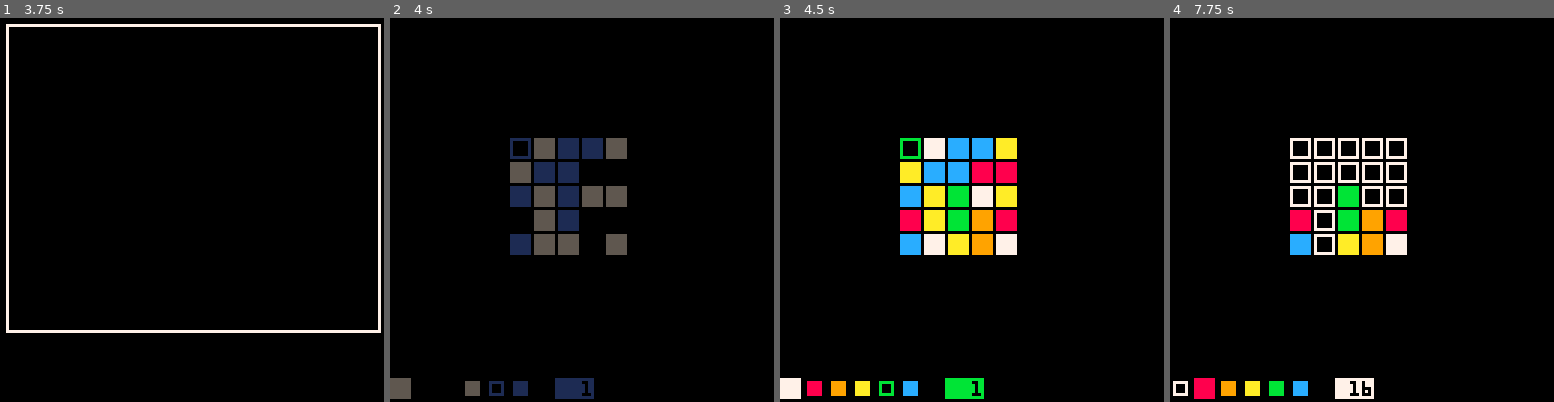
Above: before the commit, frames 1-4 (left to right).
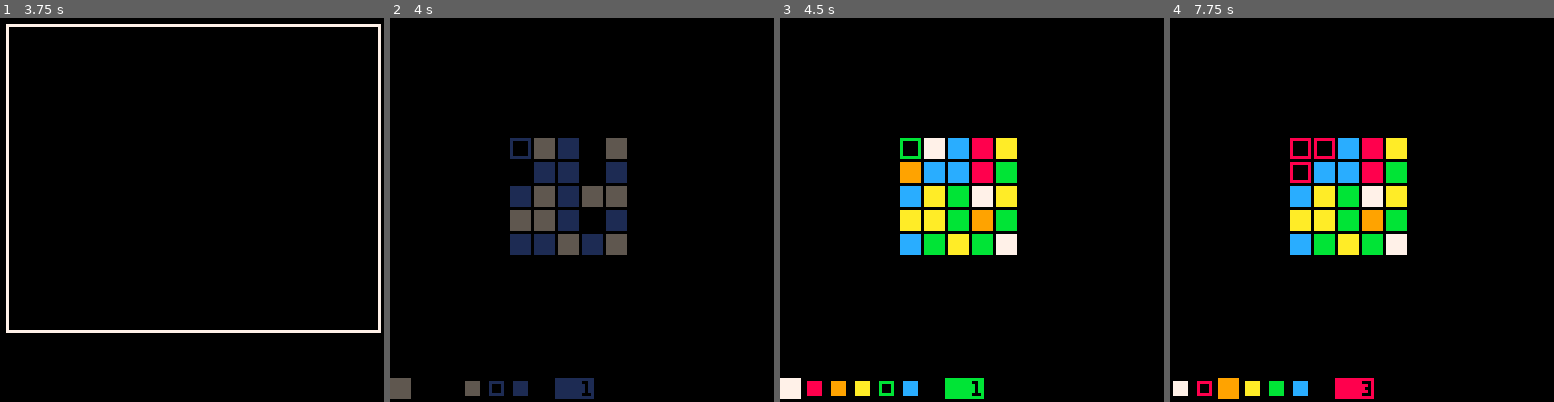
Above: after the commit, the same moments.

Repository: klen/square-wars
Game: PICO-8 cartridge main.p8
Same seed, same stepped clock (60 frames per second), same inputs: the game is played once before the commit and once after it.
Inputs:
- Up to frame 1 (3.75 s): tap X (X key) at 0.33, 1.07, 1.85, 2.97 s; tap O (Z key) at 0.7, 1.7, 2.1, 2.5, 2.9, 3.3, 3.7 s; hold Right 1.6-2.1 s; hold Up 2.15-2.42 s; hold Right 2.47-3.03 s; hold Left 3.08-3.58 s; hold Down from 3.63 s (still down)
- Up to frame 2 (4 s): release Down at 3.97 s
- Up to frame 3 (4.5 s): hold Right from 4.02 s (still down); tap X (X key) at 4.08 s; tap O (Z key) at 4.1 s
- Up to frame 4 (7.75 s): tap O (Z key) every 0.4 s from 4.5 to 7.7 s; release Right at 4.68 s; hold Up 4.73-5.03 s; hold Left 5.08-5.68 s; tap X (X key) at 5.2, 6.32, 7.43 s; hold Down 5.73-6.03 s; hold Right 6.08-6.58 s; hold Right 6.63-7.13 s; hold Up 7.18-7.45 s; hold Right from 7.5 s (still down)

Frame 1 is identical in both runs. In frame 2, 2.1% of the frame differs, in the area x 31-62%, y 31-62%; in frame 3, 2.1%; in frame 4, 6.0%, in the area x 1-62%, y 31-100%.

Commit message:
feat: wip 🔥

Diff:
--- a/main.p8
+++ b/main.p8
@@ -35,8 +35,8 @@
 #include src/update.p8.lua
 #include src/draw.p8.lua
 
-#include src/screens/debug.p8.lua
-#include src/tools/debug.p8.lua
+-- #include src/screens/debug.p8.lua
+-- #include src/tools/debug.p8.lua
 
 inv = "\^i"
 
--- a/src/effects/fade.p8.lua
+++ b/src/effects/fade.p8.lua
@@ -5,7 +5,6 @@
   reverse = false,
 
   fadetable = {
-    { 0, 0, 0, 0, 0, 0, 0, 0, 0, 0, 0, 0, 0, 0, 0 },
     { 1, 1, 129, 129, 129, 129, 129, 129, 129, 129, 0, 0, 0, 0, 0 },
     { 2, 2, 2, 130, 130, 130, 130, 130, 128, 128, 128, 128, 128, 0, 0 },
     { 3, 3, 3, 131, 131, 131, 131, 129, 129, 129, 129, 129, 0, 0, 0 },
@@ -31,17 +30,16 @@
   update = function(_ENV)
     if past <= 15 then
       local idx = reverse and 15 - flr(past) or flr(past)
-      for c = 0, 15 do
-        -- TODO: use table (as first arg) instead of color cycle
-        pal(c, fadetable[c + 1][idx + 1])
+      for f in all(fadetable) do
+        pal(f[1], f[idx + 1])
       end
       past += speed
     else
       pal(0)
+      update = noop
       if callback then
         callback()
       end
-      update = noop
     end
   end,
 }
--- a/src/global.p8.lua
+++ b/src/global.p8.lua
@@ -6,6 +6,7 @@
 
 ARENAS = {
   split "empty",
+  split "crossroad,48,53,68,73,88,93,108,113,128,133,143,144,145,146,147,154,155,156,157,158,243,244,245,246,247,254,255,256,257,258,268,273,288,293,308,313,328,333,348,353",
   split "infiltration,44,45,46,47,48,49,52,53,54,55,56,57,63,78,83,98,103,118,123,138,143,158,163,178,223,238,243,258,263,278,283,298,303,318,323,338,344,345,346,347,348,349,352,353,354,355,356,357",
   split "brothers,61,62,63,64,65,66,67,74,75,76,77,78,79,80,88,93,108,113,128,133,148,153,168,173,228,233,248,253,268,273,288,293,308,313,321,322,323,324,325,326,327,334,335,336,337,338,339,340",
   split "mirror,43,44,45,48,53,56,57,58,63,78,83,88,93,98,108,113,123,138,143,158,163,178,183,198,203,218,223,238,243,258,263,278,288,293,303,308,313,318,323,338,343,344,345,348,353,356,357,358",
@@ -13,10 +14,9 @@
   split "labyrinth,44,45,46,47,48,49,50,51,52,53,54,55,56,57,107,108,109,112,113,114,63,78,83,98,103,118,123,138,143,15 …(203 unchanged characters)…
   split "cage,24,28,33,37,44,48,53,57,62,63,66,67,70,71,74,75,78,79,104,108,113,117,124,128,133,137,142,143,146,147,150 …(182 unchanged characters)…
   split "lines,41,42,44,45,46,47,48,49,50,51,52,53,54,55,56,57,59,60,101,102,103,104,105,107,108,109,110,111,112,113,11 …(311 unchanged characters)…
-  split "apex,3,7,14,18,24,26,35,37,41,44,46,55,57,60,62,63,66,75,78,79,87,94,102,103,104,108,113,117,118,119,121,125,129,130,131,132,136,140,146,148,153,155,167,174,187,194,207,214,227,234,246,248,253,255,261,265,269,270,271,272,276,280,282,283,284,288,293,297,298,299,307,314,322,323,326,335,338,339,341,344,346,355,357,360,364,366,375,377,383,387,394,398",
-  split "crossroad,48,53,68,73,88,93,108,113,128,133,143,144,145,146,147,154,155,156,157,158,243,244,245,246,247,254,255,256,257,258,268,273,288,293,308,313,328,333,348,353",
+  split "apex,5,16,25,36,44,46,55,57,63,67,74,78,81,82,88,89,90,91,92,93,99,100,103,107,114,118,124,126,135,137,145,156,165,176,185,196,205,216,225,236,245,256,264,266,275,277,283,287,294,298,301,302,308,309,310,311,312,313,319,320,323,327,334,338,344,346,355,357,365,376,385,396",
   split "snow,10,11,24,27,34,37,44,47,54,57,62,63,66,69,72,75,78,79,86,89,92,95,104,105,108,113,116,117,122,123,128,133 …(258 unchanged characters)…
-  split "fire,8,13,24,37,62,64,66,69,72,75,77,79,104,106,115,117,121,127,134,148,153,160,164,169,172,177,190,191,210,211,224,229,232,237,248,253,260,261,267,274,284,286,295,297,322,324,326,329,332,335,337,339,364,377,388,393",
+  split "fire,8,13,22,29,32,39,43,45,56,58,64,77,83,85,89,92,96,98,106,108,113,115,127,134,141,146,148,153,155,160,162,165,169,172,176,179,190,191,210,211,222,225,229,232,236,239,241,246,248,253,255,260,267,274,286,288,293,295,303,305,309,312,316,318,324,337,343,345,356,358,362,369,372,379,388,393",
   split "desert,22,23,25,26,28,29,32,33,35,36,38,39,42,46,48,53,55,59,64,77,82,86,95,99,102,103,105,106,108,113,115,116 …(274 unchanged characters)…
   split "sun,25,29,32,36,45,49,52,56,66,75,82,83,87,94,98,99,104,108,113,117,125,128,129,132,133,136,146,147,154,155,162,163,167,174,178,179,222,223,227,234,238,239,246,247,254,255,265,268,269,272,273,276,284,288,293,297,302,303,307,314,318,319,326,335,345,349,352,356,365,369,372,376",
   split "woods,10,22,24,26,28,33,35,37,39,50,62,64,66,68,73,75,77,79,90,102,104,106,108,113,115,117,119,130,142,144,146 …(214 unchanged characters)…
@@ -30,28 +30,31 @@
   load_table_str "n=qualification,s=12,cpu=1/1", -- 3
   load_table_str "n=exam,s=15,cpu=1/1/1,u=practice,un=practice mode", -- 4
 
-  load_table_str "n=infiltration,a=2,cpu=1,u=arena,un=arena 1", -- 5
+  load_table_str "n=crossroad,a=2,cpu=1,u=arena,un=arena 1", -- 5
+  load_table_str "n=infiltration,a=3,cpu=1,u=arena,un=arena 2", -- 6
 
-  load_table_str "n=snow's trial,a=11,w=1,cpu=2,u=power,un=power of snow,uv=1", -- 6 (snow)
-  load_table_str "n=brothers,a=3,w=1,cpu=1/2,u=arena,un=arena 2", -- 7
+  load_table_str "n=snow's trial,a=11,w=1,cpu=1,u=power,un=power of snow,uv=1", -- 7 (snow)
+  load_table_str "n=brothers,a=4,w=1,cpu=2,u=arena,un=arena 3", -- 8
 
-  load_table_str "n=fire's challenge,a=12,w=3,cpu=1/2,u=power,un=power of fire,uv=3", -- 8 fire
-  load_table_str "n=the mirror,a=4,w=3,cpu=2/2,u=arena,un=arena 3", -- 9
+  load_table_str "n=fire's challenge,a=12,w=2,cpu=2,u=power,un=power of fire,uv=3", -- 9 fire
+  load_table_str "n=the mirror,a=5,w=3,cpu=2/1,u=arena,un=arena 4", -- 10
 
-  load_table_str "n=desert's test,a=13,w=7,cpu=2/2,u=power,un=power of desert,uv=7", -- 10 desert
-  load_table_str "n=the crystal,a=5,w=7,cpu=1/2/2,u=arena,un=arena 4", -- 11
+  load_table_str "n=desert's test,a=13,w=4,cpu=2/1,u=power,un=power of desert,uv=7", -- 11 desert
+  load_table_str "n=the crystal,a=6,w=7,cpu=2/2,u=arena,un=arena 5", -- 12
 
-  load_table_str "n=sun's wrath,a=14,w=15,cpu=1/2/2,u=power,un=power of sun,uv=15", -- 12 sun
-  load_table_str "n=labyrinth,a=6,w=15,cpu=2/2/2,u=arena,un=arena 5", -- 13
+  load_table_str "n=sun's wrath,a=14,w=8,cpu=2/2,u=power,un=power of sun,uv=15", -- 13 sun
+  load_table_str "n=labyrinth,a=7,w=15,cpu=2/2/1,u=arena,un=arena 6", -- 14
 
-  load_table_str "n=wood's guardian,a=15,w=31,cpu=2/2/2,u=power,un=power of woods,uv=31", -- 14 woods
-  load_table_str "n=cage,a=7,w=31,cpu=2/2/2,u=arena,un=arena 6", -- 15
+  load_table_str "n=wood's guardian,a=15,w=16,cpu=2,plc=2,u=power,un=power of woods,uv=31", -- 15 woods
+  load_table_str "n=cage,a=8,w=31,cpu=2/2/2,u=arena,un=arena 7", -- 16
 
-  load_table_str "n=storm's dominion,a=16,w=63,cpu=2/2/2,u=power,un=power of woods,uv=63", -- 16 woods
-  load_table_str "n=lines,a=8,w=63,cpu=2/2/2,u=arena,un=arena 7", -- 18
+  load_table_str "n=storm's dominion,a=16,w=63,cpu=2/2/2,plc=3,u=power,un=power of woods,uv=63", -- 17 storm
+  load_table_str "n=lines,a=9,w=63,cpu=2/2/2,u=arena,un=arena 8", -- 18
 
-  load_table_str "n=apex,a=9,w=63,cpu=2/2/2,un=mastery of all powers", -- 19
+  load_table_str "n=apex,a=10,w=63,cpu=2/2/2,plc=4,un=mastery of all powers", -- 19
 }
+
+POSITIONS = {}
 
 BRIEFS = {
   "welcome, initiate.\n\n\nprove your readiness\n\n\nfill the board with\n\na single color.",
@@ -62,12 +65,14 @@
 
   "the final exam awaits.\n\n\nthree shadows converge\n\nto test your resolve.\n\nprove yourself here\n\nor be forgotten\n\nthe real battles ahead.",
 
-  "your training is complete\n\n\na lone sentinel\n\nguards this vast domain.\n\nslip past their watch\n\nand disrupt the silence.",
+  "your training is complete.\n\n\nstep onto the field\n\nconfront your foe\n\nand claim control.",
+
+  "with paths set before you\n\n\na lone sentinel\n\nguards this vast domain.\n\nslip past their watch\n\nand disrupt the silence.",
 
   "the master of snow awaits.\n\n\nyou are ready.\n\nthe field grows cold.\n\nconquer the frost\n\nand claim his power.",
   "two strongholds oppose you.\n\n\nthese forces demand strategy\n\ndivide them, conquer them\n\nand prove your strength.",
 
-  "masters of fire stand ready.\n\n\nthe heat intensifies\n\nendure the blaze\n\nand claim the power of flame.",
+  "master of fire stands ready.\n\n\nthe heat intensifies\n\nendure the blaze\n\nand claim the power of flame.",
   "a reflection of your skill.\n\n\nonly those who\n\nunderstand their moves\n\ncan conquer the field.",
 
   "masters of desert emerge.\n\n\nthe sands shift beneath you\n\nonly those who adapt\n\nwill survive.",
@@ -76,10 +81,10 @@
   "masters of sun stand tall.\n\n\nthe blinding light\n\ntests your resolve\n\nprove your worth\n\nin the glare.",
   "the paths twist and narrow.\n\n\nmove swiftly, or be lost\n\nin the maze.",
 
-  "masters of woods appear.\n\n\nthe field thickens\n\nwith obstacles\n\nonly the cunning will prevail.",
+  "master of woods appears.\n\n\nthe forest thickens\n\nwith obstacles\n\nand a double joins you\n\nside by side\n\npress through the depths.",
   "three foes join.\n\n\nnavigate this dense\n\ngrid of walls and\n\nclaim your victory.",
 
-  "master of storm approaches.\n\n\nthe winds howl\n\nonly the steadfast\n\ncan withstand the onslaught.",
+  "masters of storm approach.\n\n\nthe winds howl\n\nonly the steadfast\n\ncan withstand the onslaught.",
   "barriers divide the field.\n\n\nfind your path\n\namidst the obstruction,\n\nnd carve out your claim.",
 
   "the final test awaits.\n\n\nlocked in and surrounded\n\nuse all powers\n\nto break through\n\nand prove yourself as master.",
--- a/src/screens/brief.p8.lua
+++ b/src/screens/brief.p8.lua
@@ -11,7 +11,11 @@
   if mission == 1 then
     dset(CDATA.time, 0)
     dset(CDATA.score, 0)
+    dset(CDATA.power, 0)
   end
+
+  local power, mdata = dget(CDATA.power), MISSIONS[mission]
+  power = power & (mdata.w or 0)
 
   scene = {
     -- title
@@ -28,6 +32,19 @@
       txt = BRIEFS[mission],
     },
 
+    -- powers
+    power > 0
+        and Entity:new {
+          draw = function()
+            for c = 1, #COLORS do
+              if power & (1 << (c - 1)) > 0 then
+                circ(128 - (c * 5), 100, 1, COLORS[c])
+              end
+            end
+          end,
+        }
+      or nil,
+
     -- confirm
     Confirmation:new {
       txt = "confirm",
--- a/src/screens/debug.p8.lua
+++ b/src/screens/debug.p8.lua
@@ -82,10 +82,10 @@
     toggle,
     sep,
     {
-      name = "campaign - mission: " .. dget(CDATA.mission),
+      name = "campaign - mission done: " .. dget(CDATA.mission),
       callback = function(self, dir)
         dset(CDATA.mission, (dget(CDATA.mission) - 1 + dir) % #MISSIONS + 1)
-        self.name = "campaign - mission: " .. dget(CDATA.mission)
+        self.name = "campaign - mission done: " .. dget(CDATA.mission)
         ms.options[4].name = "screen - brief " .. dget(CDATA.mission) + 1
         ms.options[5].name = "screen - mission " .. dget(CDATA.mission)
         ms.options[6].name = "screen - results " .. dget(CDATA.mission)
--- a/src/screens/mission.p8.lua
+++ b/src/screens/mission.p8.lua
@@ -8,15 +8,12 @@
     if not mdata then
       return show_start()
     end
-    size, arena, bots, powers = mdata.s or 20, mdata.a, split(mdata.cpu, "/"), mdata.w
+    size, arena, bots, powers, plc =
+      mdata.s or 20, mdata.a, split(mdata.cpu, "/"), mdata.w, mdata.plc or 1
   end
 
   local f = Field:new { size = size, arena = arena }
-  local w = powers
-      and Power:new {
-        powers = { powers & 1, powers & 2, powers & 4, powers & 8, powers & 16, powers & 32 },
-      }
-    or nil
+  local w = powers and Power:new { powers = powers } or nil
   local j = Judge:new {
     bots = bots,
     human = human,
@@ -24,6 +21,7 @@
     mission = mission,
     field = f,
     power = w,
+    plc = plc,
     powers = dget(CDATA.power),
   }
 
--- a/src/ui/controls.p8.lua
+++ b/src/ui/controls.p8.lua
@@ -20,8 +20,9 @@
       if #targets == 0 then
         return self:move(judge:move_color(rndcolor(), rndcolor))
       end
+
       local bot = ai[p.cpu]
-      self:move(bot(targets))
+      self:move(bot(targets, judge.field.tiles))
     else
       local btn = getbtn(judge.active - 1)
       if btn < 0 then
@@ -79,15 +80,15 @@
 }
 
 function get_targets(p, judge)
-  local targets, seen = {}, {}
+  local targets, seen, tiles = {}, {}, judge.field.tiles
   for tn in all(p.t) do
-    local t = judge.field.tiles[tn]
-    for f in all(t.hvrel) do
+    for fn in all(tiles[tn].hvrel) do
+      local f = tiles[fn]
       if f.p == 0 then
-        if not seen[f.n] then
-          seen[f.n] = true
+        if not seen[fn] then
+          seen[fn] = true
           if judge:color_available(f.c) then
-            add(targets, f)
+            add(targets, fn)
           end
         end
       end
@@ -96,15 +97,16 @@
   return targets
 end
 
-function get_clusters(targets)
-  local seen, clusters, res = {}, { [1] = {}, [2] = {}, [3] = {}, [4] = {}, [5] = {}, [6] = {} }, {}
-  for t in all(targets) do
-    local c = cluster(t)
-    local cnum = c[1].n
+function get_clusters(targets, tiles)
+  local seen, clusters = {}, { {}, {}, {}, {}, {}, {} }
+  for tn in all(targets) do
+    local cl = cluster(tn, tiles)
+    local cnum = cl[1]
     if not seen[cnum] then
       seen[cnum] = true
-      for f in all(c) do
-        add(clusters[t.c], f)
+      local t = tiles[tn]
+      for cn in all(cl) do
+        add(clusters[t.c], cn)
       end
     end
   end
@@ -117,13 +119,13 @@
 end
 
 -- random bot
-function bot1(targets)
-  return rnd(targets).c
+function bot1(targets, tiles)
+  return tiles[rnd(targets)].c
 end
 
 -- greedy bot (selects the target with biggest cluster)
-function bot2(targets)
-  return get_clusters(targets)[1][1].c
+function bot2(targets, tiles)
+  return tiles[get_clusters(targets, tiles)[1][1]].c
 end
 
 ai = { bot1, bot2 }
--- a/src/ui/field.p8.lua
+++ b/src/ui/field.p8.lua
@@ -11,28 +11,28 @@
     tiles = {}
     for n = 1, size * size do
       local t, h = Tile:new { n = n }
+      add(tiles, t)
 
-      add(tiles, t)
       if n % size ~= 1 then
         local f = tiles[n - 1] -- left
-        add(t.hvrel, f)
-        add(f.hvrel, t)
+        add(t.hvrel, f.n)
+        add(f.hvrel, n)
       end
       if n > size then
         local up = n - size
         local f = tiles[up] -- up
-        add(t.hvrel, f)
-        add(f.hvrel, t)
+        add(t.hvrel, f.n)
+        add(f.hvrel, n)
 
         if n % size ~= 1 then
           local f = tiles[up - 1] -- up-left
-          add(t.diag, f)
-          add(f.diag, t)
+          add(t.diag, f.n)
+          add(f.diag, n)
         end
         if n % size ~= 0 then
           local f = tiles[up + 1] -- up-right
-          add(t.diag, f)
-          add(f.diag, t)
+          add(t.diag, f.n)
+          add(f.diag, n)
         end
       end
     end
--- a/src/ui/judge.p8.lua
+++ b/src/ui/judge.p8.lua
@@ -2,6 +2,7 @@
   active = 1,
   moves = 0,
 
+  plc = 1,
   arena = 0,
   mission = 0,
   human = 1,
@@ -13,25 +14,31 @@
   -- @param field Field
   field = nil,
 
+  positions = function(size, plc)
+    if plc == 2 then
+      return { { 1, size * size - size + 1 }, { size, size * size } }
+    elseif plc == 3 then
+      return { { 169 }, { 172 }, { 229 }, { 232 } }
+    elseif plc == 4 then
+      return { { 85 }, { 96 }, { 305 }, { 316 } }
+    end
+    return { { 1 }, { size * size }, { size }, { size * size - size + 1 } }
+  end,
+
   init = function(_ENV)
     moves, start = 0, time()
     local size, tiles = field.size, field.tiles
-    local self, pos = _ENV, { 1, size * size, size, (size * size) - size + 1 }
 
     players = {}
 
     local init_player = function(pn, cpu, w)
-      local pt = tiles[pos[pn]]
-      pt.p = pn
-      pt.c = self:move_color(rndcolor(), rndcolor)
-
       add(players, {
         n = pn,
         s = 0,
         w = w,
-        c = pt.c,
-        t = { pt.n },
         cpu = cpu,
+        t = {},
+        c = _ENV:move_color(rndcolor(), rndcolor),
       })
     end
 
@@ -44,11 +51,20 @@
       init_player(#players + 1, b, 63)
     end
 
-    -- fix positions
-    for p in all(pos) do
-      local pt = tiles[p]
-      for t in all(pt.hvrel) do
-        t.c = self:move_color(t.c, rndcolor)
+    -- placement
+    for p in all(players) do
+      local pos = _ENV.positions(size, _ENV.plc)
+      for n in all(pos[p.n]) do
+        local t = tiles[n]
+        for nn in all(t.hvrel) do
+          local nt = tiles[nn]
+          while nt.c == p.c do
+            nt.c = rndcolor()
+          end
+        end
+        t.c = p.c
+        t.p = p.n
+        add(p.t, n)
       end
     end
   end,
@@ -123,34 +139,37 @@
 
   move = function(_ENV, c)
     local p = players[active]
-    local ntiles, pwr = p.t, power and power.levels[c] == 3
+    local tiles, ptiles, pwr = field.tiles, p.t, power and power:active(c)
+    local grab = #ptiles
 
     p.c = c
     moves += 1
 
     -- make a move
-    foreach(ntiles, function(tn)
-      local t = field.tiles[tn]
+    foreach(ptiles, function(tn)
+      local t = tiles[tn]
       t.c = c
-      for n in all(t.hvrel) do
+      for nn in all(t.hvrel) do
+        local n = tiles[nn]
         if n.p == 0 and n.c == c then
           n.p = active
-          add(ntiles, n.n)
+          add(ptiles, nn)
         end
       end
       -- grab diag
       if pwr then
-        for n in all(t.diag) do
+        for nn in all(t.diag) do
+          local n = tiles[nn]
           if n.c == c and n.p == 0 then
             n.p = active
-            add(ntiles, n.n)
+            add(ptiles, nn)
           end
         end
       end
     end)
 
     -- make a power move
-    if pwr then
+    if pwr and #ptiles > grab then
       sfx(59)
     else
       if p.cpu then
--- a/src/ui/power.p8.lua
+++ b/src/ui/power.p8.lua
@@ -1,31 +1,31 @@
 Power = Entity:create {
-  level = 3,
-  powers = { 1, 1, 1, 1, 1, 1 },
+  charge = 4,
+  powers = 0b111111,
+
   init = function(_ENV)
-    levels = { 0, 0, 0, 0, 0, 0 }
+    levels = split "4,4,4,4,4,4"
   end,
 
   draw = function(_ENV)
     for c = 1, #COLORS do
-      if powers[c] ~= 0 then
+      if powers & (1 << (c - 1)) > 0 then
         local cy, v, cc = c * 20, levels[c], COLORS[c]
-
-        rect(121, cy - 20, 127, cy - 2, v == 3 and cc or 1)
+        rect(121, cy - 20, 127, cy - 2, v == charge and cc or 1)
 
         for idx = 1, levels[c] do
-          rectfill(123, cy - idx * 5 - 2, 125, cy - idx * 5, cc)
+          rectfill(123, cy - idx * 4 - 2, 125, cy - idx * 4, cc)
         end
       end
     end
   end,
 
   move = function(_ENV, c)
-    if powers[c] ~= 0 then
-      levels[c] = (levels[c] + 1) % (level + 1)
+    if powers & (1 << (c - 1)) > 0 then
+      levels[c] = (levels[c] + 1) % (charge + 1)
     end
   end,
 
   active = function(_ENV, c)
-    return levels[c] == level
+    return levels[c] == charge
   end,
 }
--- a/src/ui/tile.p8.lua
+++ b/src/ui/tile.p8.lua
@@ -14,23 +14,26 @@
 }
 
 -- find free tiles same color
-function cluster(t)
-  local res, seen, q, c = {}, { [t.n] = true }, { t }, t.c
+function cluster(tn, tiles)
+  local q, seen, res = { tn }, { [tn] = true }, {}
+  local c = tiles[tn].c
+
   while #q > 0 do
-    local t = q[1]
+    local qn = q[1]
     deli(q, 1)
+
+    local t = tiles[qn]
     if t.p == 0 and t.c == c then
-      add(res, t)
-      for f in all(t.hvrel) do
-        if not seen[f.n] then
-          seen[f.n] = true
-          add(q, f)
+      add(res, qn)
+      for fn in all(t.hvrel) do
+        if not seen[fn] then
+          seen[fn] = true
+          add(q, fn)
         end
       end
     end
   end
-  res = sort(res, function(a, b)
-    return a.n > b.n
+  return sort(res, function(a, b)
+    return a > b
   end)
-  return res
 end
